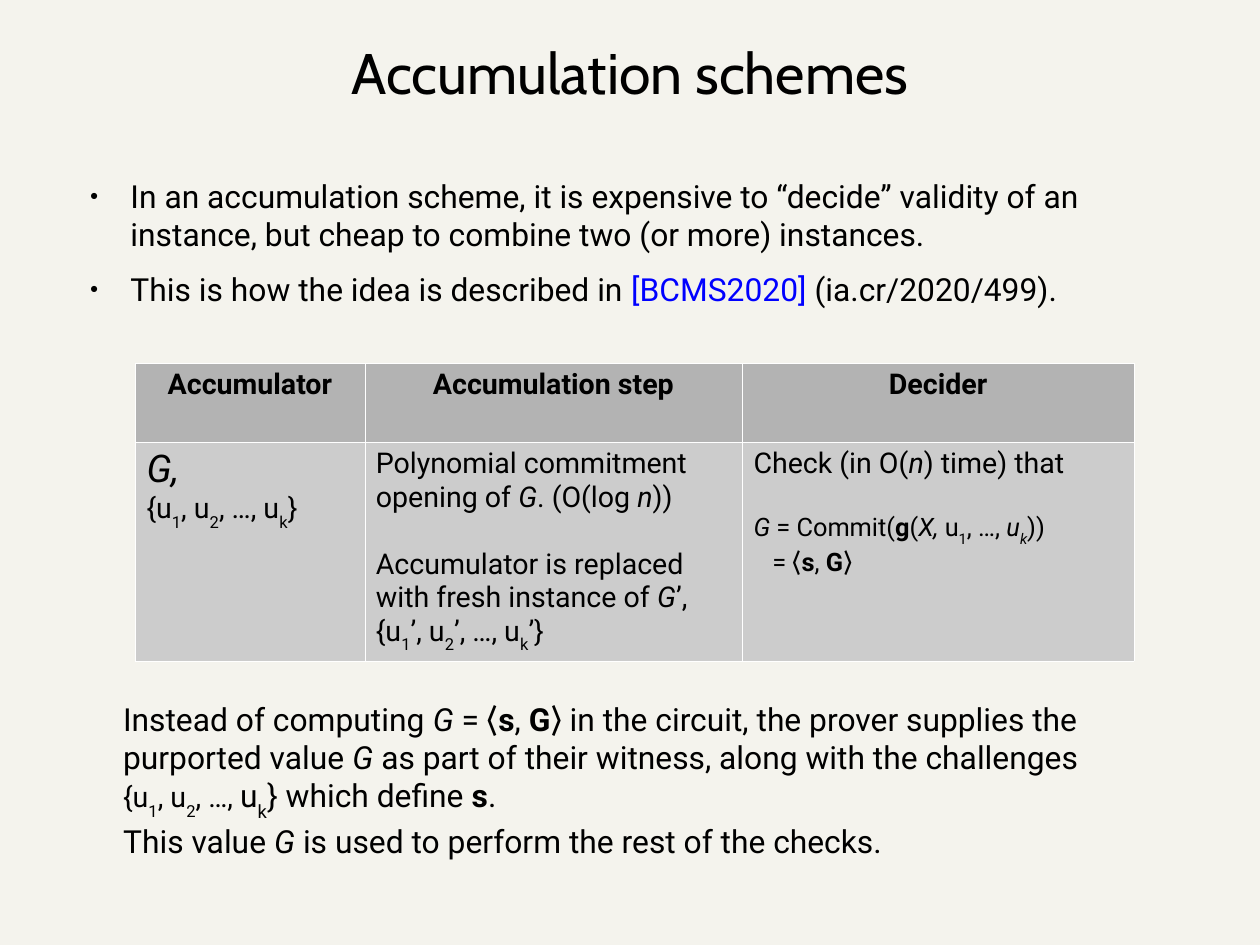
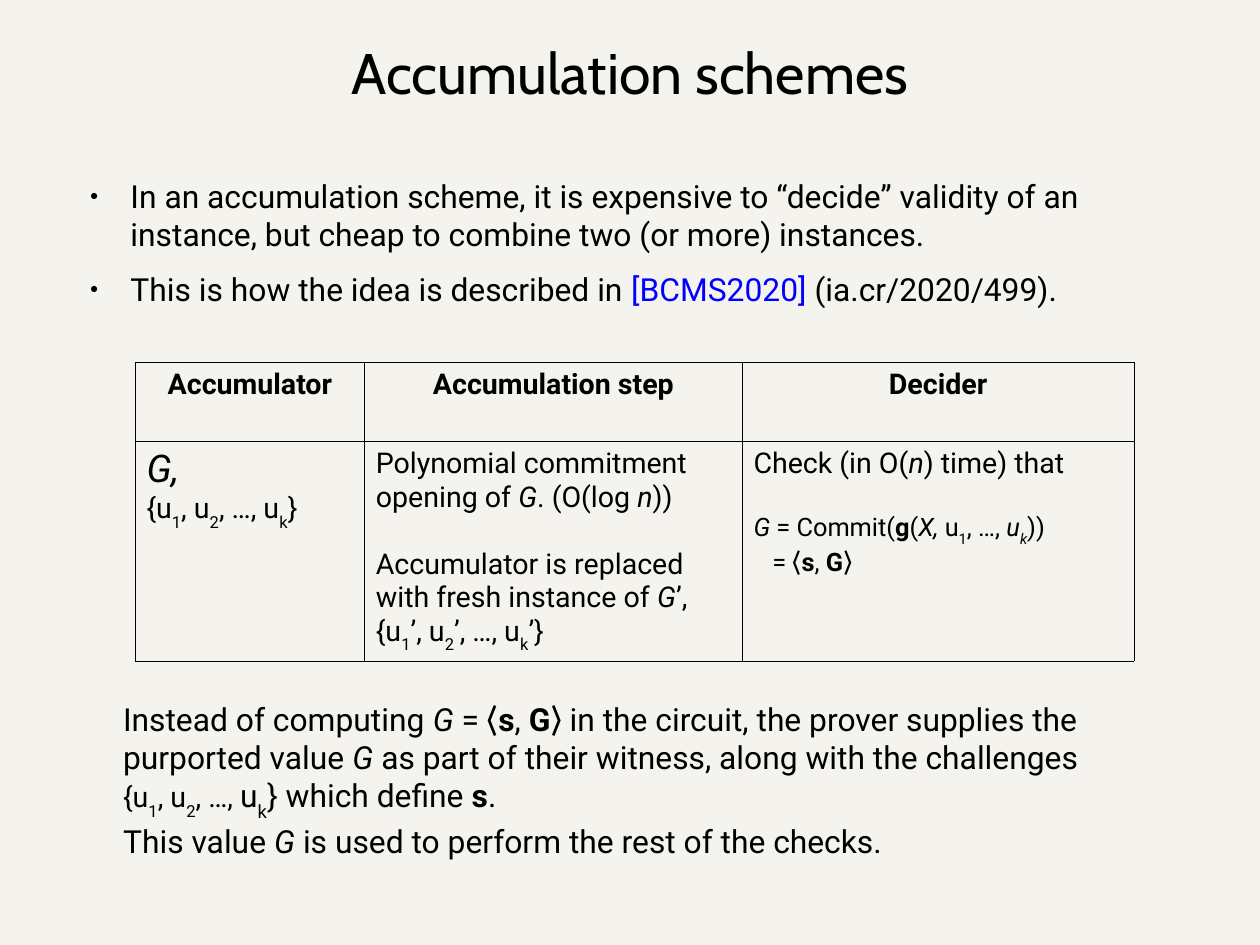
Before and after one commit to daira/halographs, a slide deck: slide 36 of deepdive.odp (slide 35 before the commit). Drawn at 1260x945 pixels with LibreOffice and Linux fonts; fonts in the diff are those of the drawing. Boxes give left, top, right and bottom in pixels: in the first picture for what was removed or moved away, otherwise in the second. Text is boxed around its words. In the diff, an @@ line names an element or a change of style, - is before the commit and + after.

```diff
--- a/deepdive.odp
+++ b/deepdive.odp
@@ table at bbox=[135, 362, 1134, 657] @@
@@ fill #B3B3B3 to none in row 1 @@
@@ fill #CCCCCC to none in row 2 @@
@@ borders changed @@
```
Also in this commit, not shown: 3 other slides changed, 1 slide added, 1 other file.
